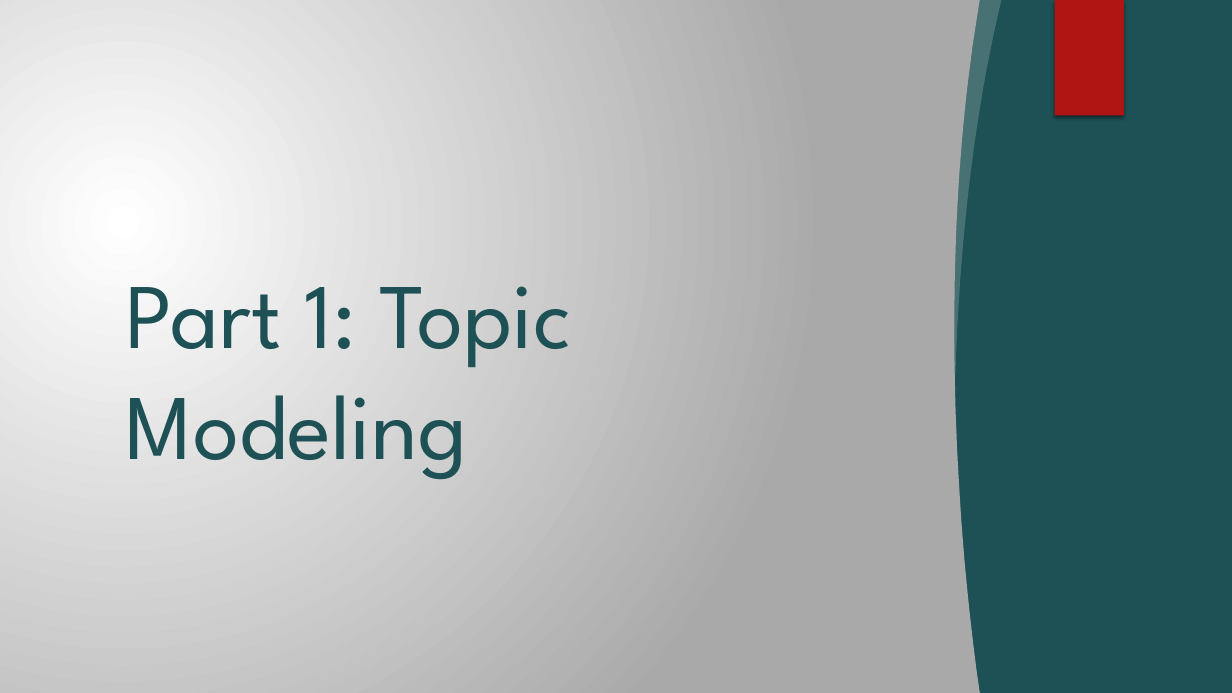
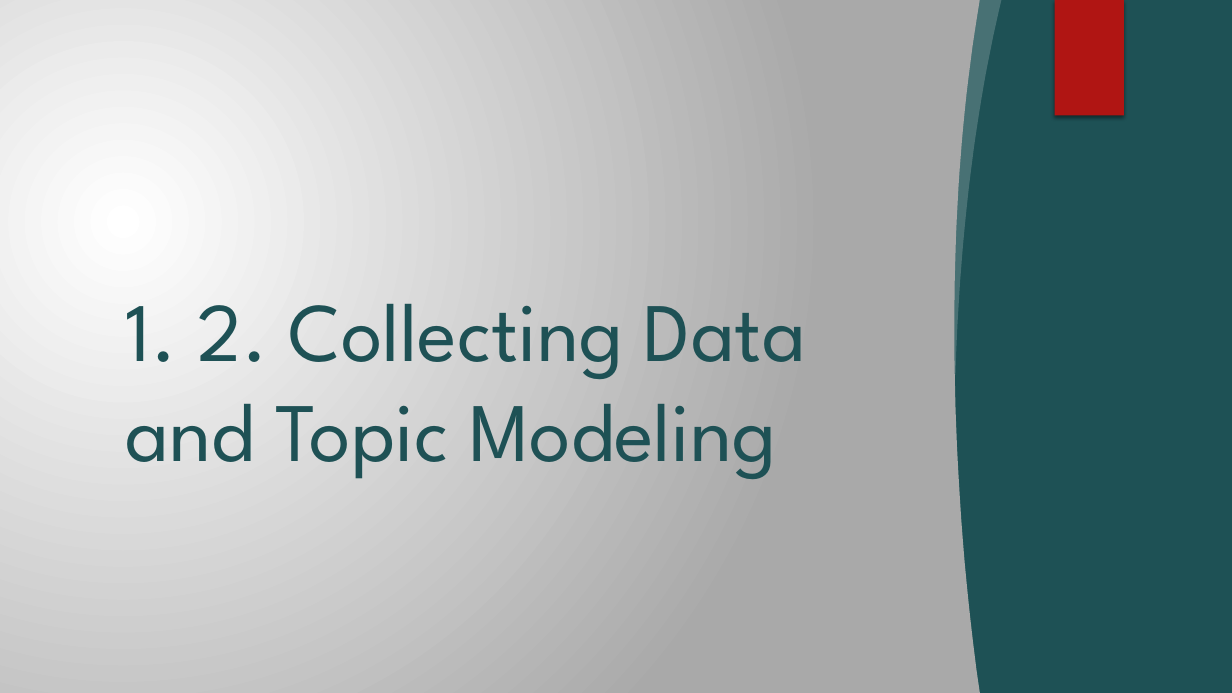
Before and after one commit to ayan1995/Thinkful, a slide deck: slide 6 of Bootcamp/Final Capstone Opinion Mining/Opinion Mining Presentation.pptx (slide 8 before the commit). Drawn at 1232x693 pixels with LibreOffice and Linux fonts; fonts in the diff are those of the drawing; grey boxes stand for pictures; background and template pictures are left out. Boxes give left, top, right and bottom in pixels: in the first picture for what was removed or moved away, otherwise in the second. Text is boxed around its words. In the diff, an @@ line names an element or a change of style, - is before the commit and + after.

```diff
--- a/Bootcamp/Final Capstone Opinion Mining/Opinion Mining Presentation.pptx
+++ b/Bootcamp/Final Capstone Opinion Mining/Opinion Mining Presentation.pptx
@@ title at bbox=[126, 304, 806, 480]: text changed; size 72 to 64.8 pt @@
-Part 1: Topic Modeling
+1. 2. Collecting Data and Topic Modeling
```
Also in this commit, not shown: 5 other slides changed, 1 slide added, 11 slides removed, 1 other file.
